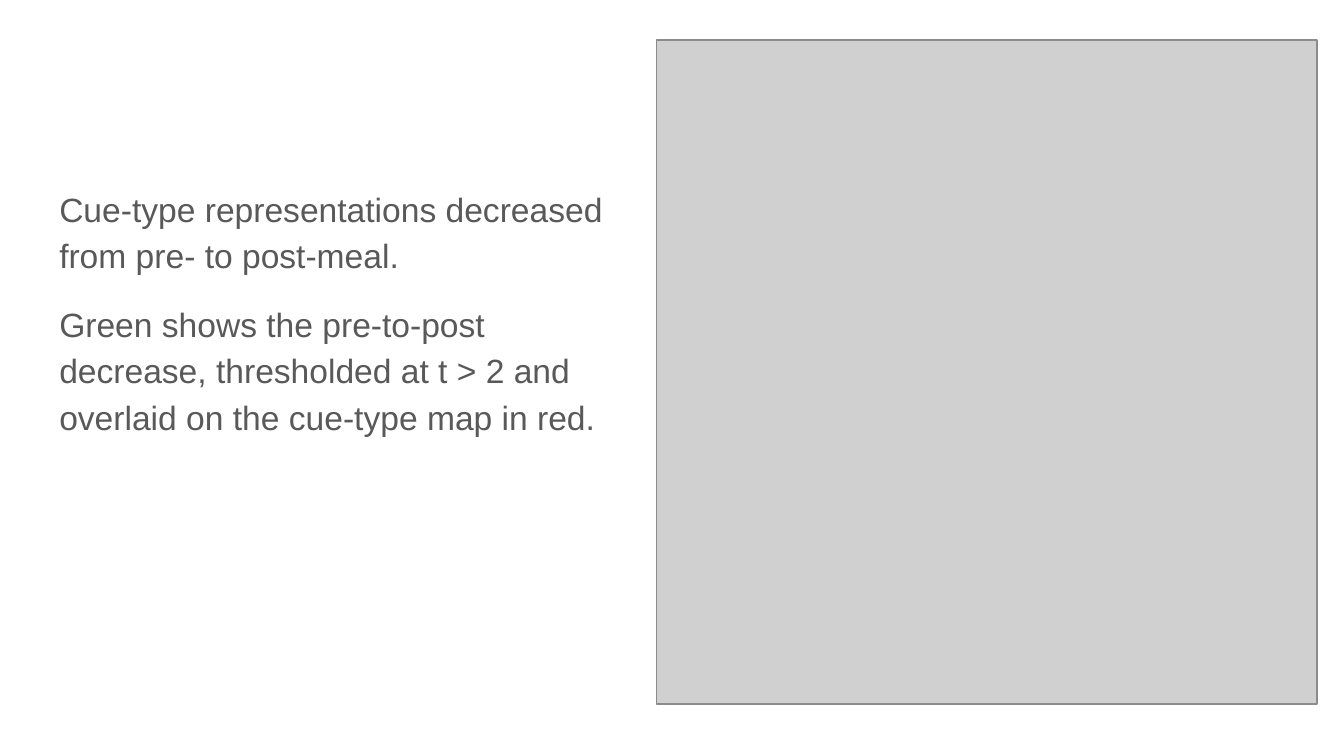
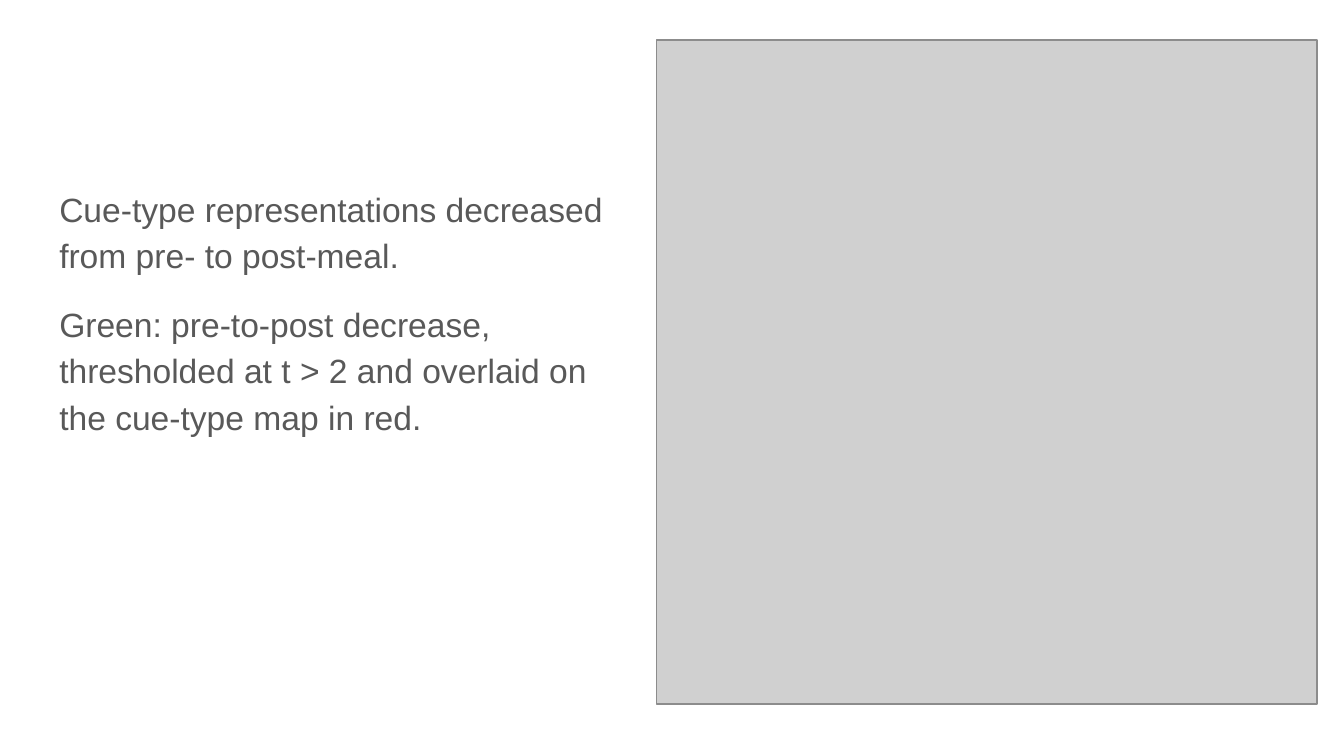
Before and after one commit to QingfangLiu/project-spcd, a slide deck: slide 11 of docs/SPCD fMRI results lab meeting.pptx. Drawn at 1344x756 pixels with LibreOffice and Linux fonts; fonts in the diff are those of the drawing; grey boxes stand for pictures. Boxes give left, top, right and bottom in pixels: in the first picture for what was removed or moved away, otherwise in the second. Text is boxed around its words. In the diff, an @@ line names an element or a change of style, - is before the commit and + after.

```diff
--- a/docs/SPCD fMRI results lab meeting.pptx
+++ b/docs/SPCD fMRI results lab meeting.pptx
@@ text at (59,312,586,436): text changed @@
-Green shows the pre-to-post decrease, thresholded at t > 2 and overlaid on the cue-type map in red.
+Green: pre-to-post decrease, thresholded at t > 2 and overlaid on the cue-type map in red.
```
Also in this commit, not shown: 13 other slides changed.
